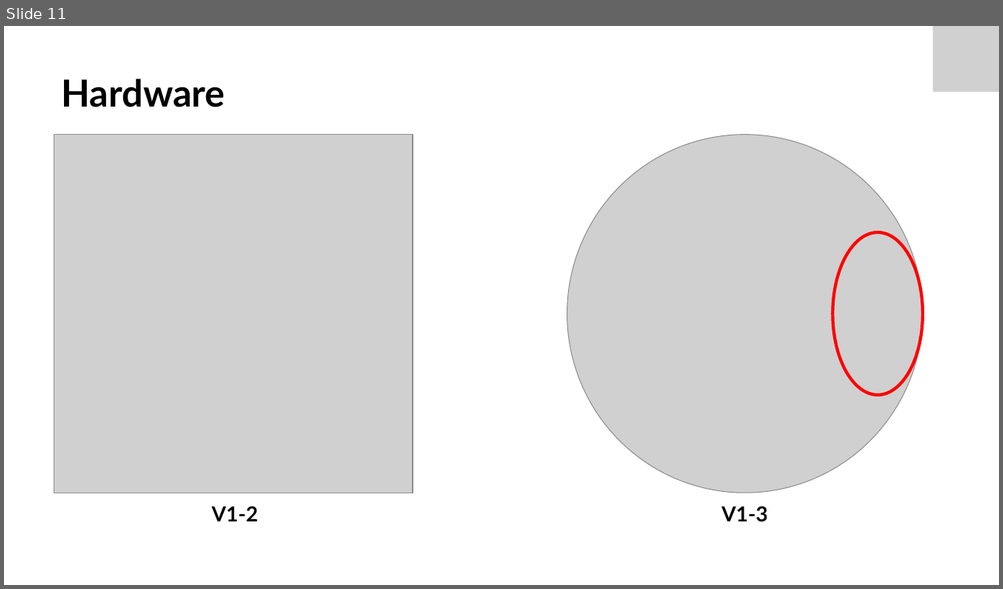
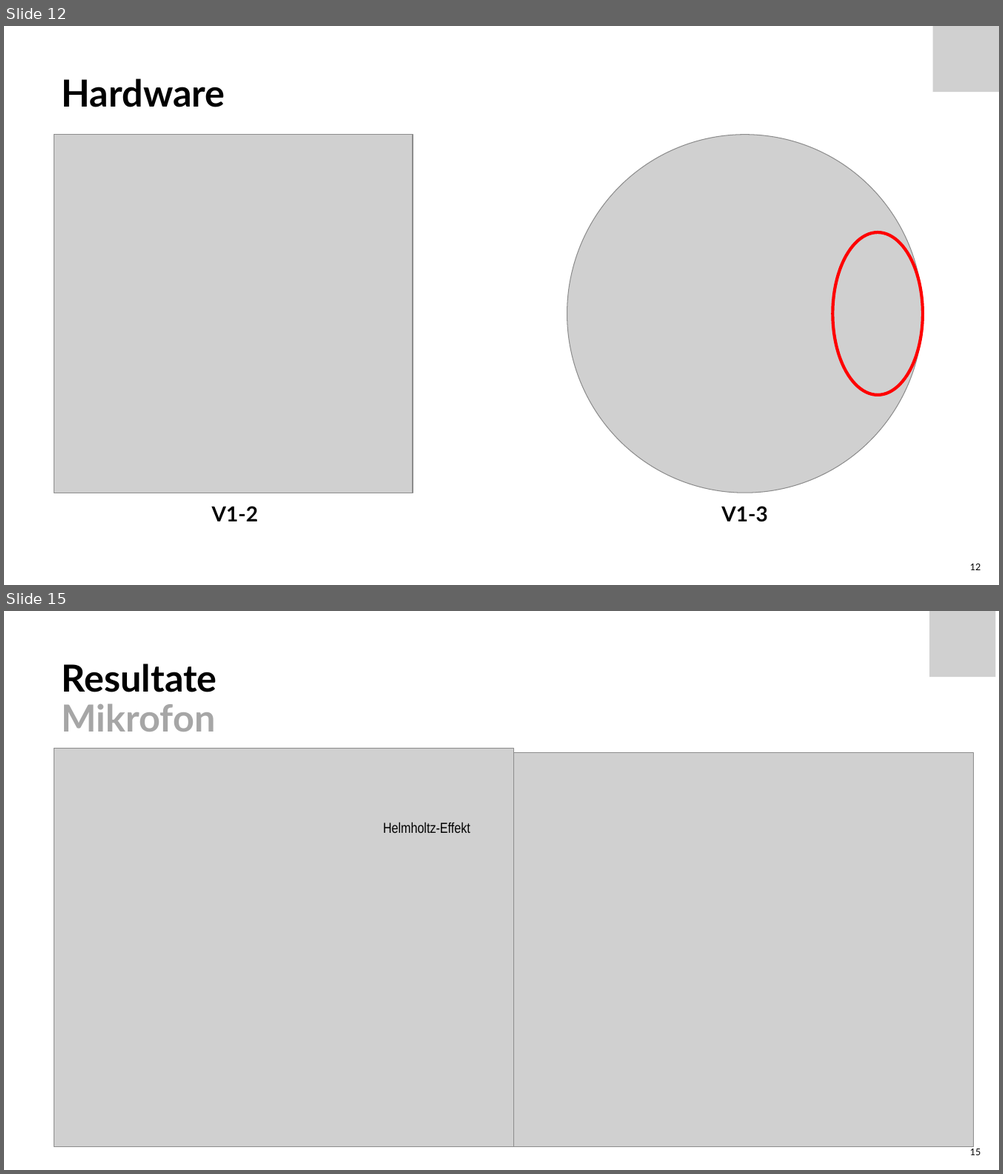
Before and after one commit to Froster2406/BAT2024, a slide deck: Dokumentation/presentation/BAT-EIT-FS24-Präs-Nicora-1507146.pptx. Shown one above the other, each under a label of ours: slide 11 before the commit, slides 12 and 15 after it; the slides between them are not shown. The pictures are 1003x589 and 1003x1174 pixels, drawn with LibreOffice and Linux fonts; fonts in the diff are those of the drawing; grey boxes stand for pictures. Boxes give left, top, right and bottom in pixels: in the first picture for what was removed or moved away, otherwise in the second. Text is boxed around its words. In the diff, an @@ line names an element or a change of style, - is before the commit and + after.

```diff
--- a/Dokumentation/presentation/BAT-EIT-FS24-Präs-Nicora-1507146.pptx
+++ b/Dokumentation/presentation/BAT-EIT-FS24-Präs-Nicora-1507146.pptx
@@ slide 15 added at bbox=[4, 611, 999, 1170], background #FFFFFF @@
@@ picture added at bbox=[929, 611, 996, 678] @@
@@ title added at bbox=[62, 664, 217, 732], 36 pt, text #000000, bold @@
+Resultate
+Mikrofon
@@ picture added at bbox=[54, 749, 514, 1147] @@
@@ picture added at bbox=[514, 753, 973, 1147] @@
@@ text added at bbox=[383, 822, 470, 833], 14 pt, text #000000 @@
+Helmholtz-Effekt
@@ page number added at bbox=[970, 1149, 981, 1156], 9 pt, text #000000 @@
+15
@@ what was slide 11 is now slide 12 @@
@@ slide 12 changed as well @@
@@ page number added at bbox=[970, 564, 981, 571], 9 pt, text #000000 @@
+12
```
Also in this commit, not shown: 16 other slides changed, 2 other slides added, 2 other files.
